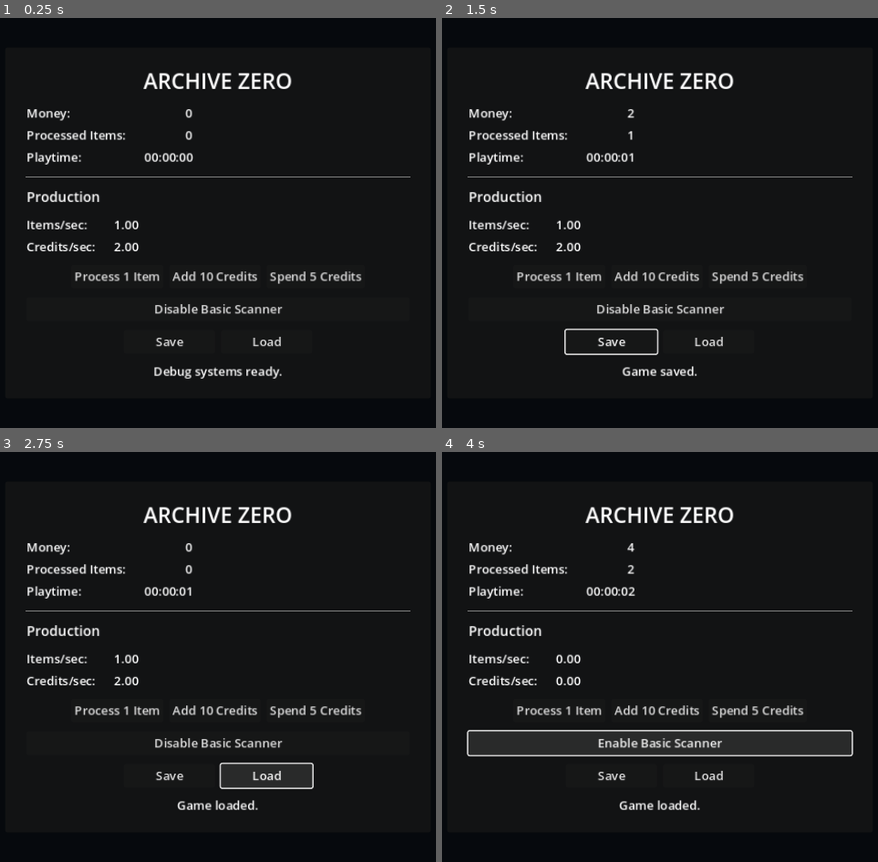
Above: before the commit, frames 1-4 (two rows, left to right).
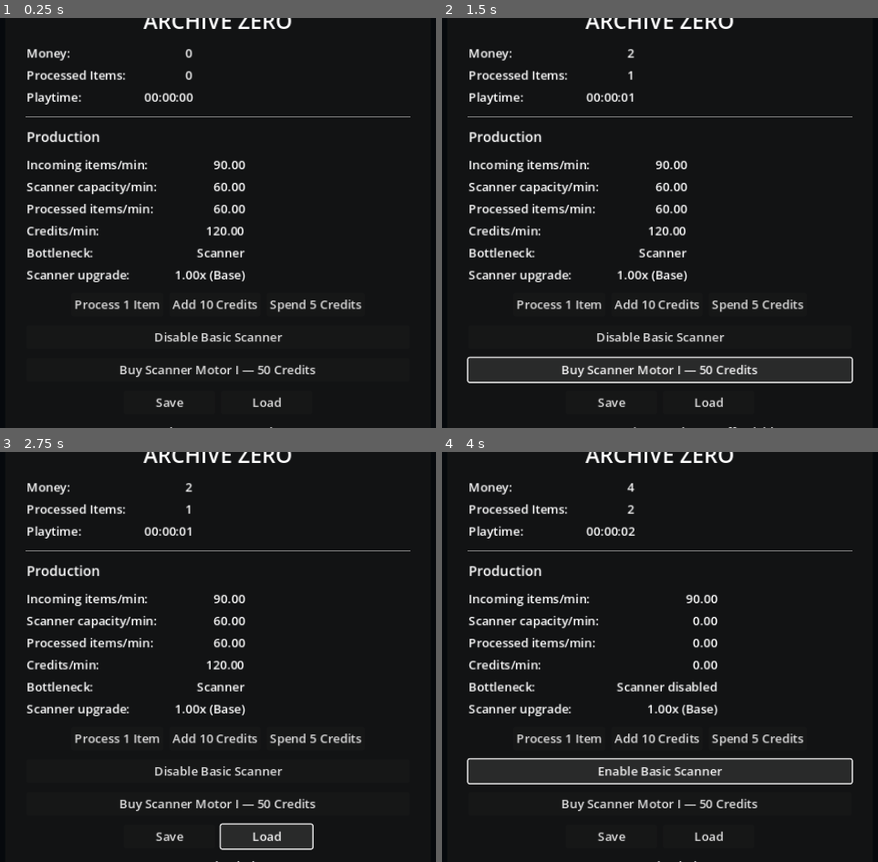
Above: after the commit, the same moments.

Repository: Kevin-ai111/ARCHIVE-ZERO
Game: Godot game, scene res://scenes/debug/debug_dashboard.tscn
Same seed, same stepped clock (60 frames per second), same inputs: the game is played once before the commit and once after it.
Inputs (mouse positions are in pixels of both pictures, inside the frame that each line leads up to):
- Up to frame 1 (0.25 s): no input
- Up to frame 2 (1.5 s): click "Save" at 0.5 s; click (660, 370) at 1.25 s, where only the run after the commit has a clickable "Buy Scanner Motor I — 50 Cred…"
- Up to frame 3 (2.75 s): click "Load" at 2 s
- Up to frame 4 (4 s): click "Process 1 Item" at 2.75 s; click "Disable Basic Scanner" at 3.5 s

The runs differ from the first frame. In frame 1, 9.8% of the frame differs, in the area x 5-95%, y 0-100%; in frame 2, 11%; in frame 3, 11%; in frame 4, 12%.

Commit message:
Build production pipeline and scanner upgrades

Diff:
--- a/scenes/debug/debug_dashboard.tscn
+++ b/scenes/debug/debug_dashboard.tscn
@@ -100,24 +100,64 @@
 theme_override_constants/v_separation = 6
 columns = 2
 
-[node name="ItemsPerSecondLabel" type="Label" parent="CenterContainer/PanelContainer/MarginContainer/Content/ProductionGrid"]
-layout_mode = 2
-text = "Items/sec:"
-
-[node name="ItemsPerSecondValue" type="Label" parent="CenterContainer/PanelContainer/MarginContainer/Content/ProductionGrid"]
-unique_name_in_owner = true
-layout_mode = 2
-text = "1.00"
-horizontal_alignment = 2
-
-[node name="CreditsPerSecondLabel" type="Label" parent="CenterContainer/PanelContainer/MarginContainer/Content/ProductionGrid"]
-layout_mode = 2
-text = "Credits/sec:"
-
-[node name="CreditsPerSecondValue" type="Label" parent="CenterContainer/PanelContainer/MarginContainer/Content/ProductionGrid"]
-unique_name_in_owner = true
-layout_mode = 2
-text = "2.00"
+[node name="IncomingRateLabel" type="Label" parent="CenterContainer/PanelContainer/MarginContainer/Content/ProductionGrid"]
+layout_mode = 2
+text = "Incoming items/min:"
+
+[node name="IncomingRateValue" type="Label" parent="CenterContainer/PanelContainer/MarginContainer/Content/ProductionGrid"]
+unique_name_in_owner = true
+layout_mode = 2
+text = "90.00"
+horizontal_alignment = 2
+
+[node name="ScannerCapacityLabel" type="Label" parent="CenterContainer/PanelContainer/MarginContainer/Content/ProductionGrid"]
+layout_mode = 2
+text = "Scanner capacity/min:"
+
+[node name="ScannerCapacityValue" type="Label" parent="CenterContainer/PanelContainer/MarginContainer/Content/ProductionGrid"]
+unique_name_in_owner = true
+layout_mode = 2
+text = "60.00"
+horizontal_alignment = 2
+
+[node name="ProcessedRateLabel" type="Label" parent="CenterContainer/PanelContainer/MarginContainer/Content/ProductionGrid"]
+layout_mode = 2
+text = "Processed items/min:"
+
+[node name="ProcessedRateValue" type="Label" parent="CenterContainer/PanelContainer/MarginContainer/Content/ProductionGrid"]
+unique_name_in_owner = true
+layout_mode = 2
+text = "60.00"
+horizontal_alignment = 2
+
+[node name="CreditsRateLabel" type="Label" parent="CenterContainer/PanelContainer/MarginContainer/Content/ProductionGrid"]
+layout_mode = 2
+text = "Credits/min:"
+
+[node name="CreditsRateValue" type="Label" parent="CenterContainer/PanelContainer/MarginContainer/Content/ProductionGrid"]
+unique_name_in_owner = true
+layout_mode = 2
+text = "120.00"
+horizontal_alignment = 2
+
+[node name="BottleneckLabel" type="Label" parent="CenterContainer/PanelContainer/MarginContainer/Content/ProductionGrid"]
+layout_mode = 2
+text = "Bottleneck:"
+
+[node name="BottleneckValue" type="Label" parent="CenterContainer/PanelContainer/MarginContainer/Content/ProductionGrid"]
+unique_name_in_owner = true
+layout_mode = 2
+text = "Scanner"
+horizontal_alignment = 2
+
+[node name="ScannerUpgradeLabel" type="Label" parent="CenterContainer/PanelContainer/MarginContainer/Content/ProductionGrid"]
+layout_mode = 2
+text = "Scanner upgrade:"
+
+[node name="ScannerUpgradeValue" type="Label" parent="CenterContainer/PanelContainer/MarginContainer/Content/ProductionGrid"]
+unique_name_in_owner = true
+layout_mode = 2
+text = "1.00x (Base)"
 horizontal_alignment = 2
 
 [node name="TransactionButtons" type="HBoxContainer" parent="CenterContainer/PanelContainer/MarginContainer/Content"]
@@ -141,6 +181,11 @@
 unique_name_in_owner = true
 layout_mode = 2
 text = "Disable Basic Scanner"
+
+[node name="ScannerUpgradeButton" type="Button" parent="CenterContainer/PanelContainer/MarginContainer/Content"]
+unique_name_in_owner = true
+layout_mode = 2
+text = "Buy Scanner Motor I — 50 Credits"
 
 [node name="SaveButtons" type="HBoxContainer" parent="CenterContainer/PanelContainer/MarginContainer/Content"]
 layout_mode = 2
@@ -167,5 +212,6 @@
 [connection signal="pressed" from="CenterContainer/PanelContainer/MarginContainer/Content/TransactionButtons/AddCreditsButton" to="." method="_on_add_credits_button_pressed"]
 [connection signal="pressed" from="CenterContainer/PanelContainer/MarginContainer/Content/TransactionButtons/SpendCreditsButton" to="." method="_on_spend_credits_button_pressed"]
 [connection signal="pressed" from="CenterContainer/PanelContainer/MarginContainer/Content/ScannerToggleButton" to="." method="_on_scanner_toggle_button_pressed"]
+[connection signal="pressed" from="CenterContainer/PanelContainer/MarginContainer/Content/ScannerUpgradeButton" to="." method="_on_scanner_upgrade_button_pressed"]
 [connection signal="pressed" from="CenterContainer/PanelContainer/MarginContainer/Content/SaveButtons/SaveButton" to="." method="_on_save_button_pressed"]
 [connection signal="pressed" from="CenterContainer/PanelContainer/MarginContainer/Content/SaveButtons/LoadButton" to="." method="_on_load_button_pressed"]
--- a/scripts/core/save_manager.gd
+++ b/scripts/core/save_manager.gd
@@ -3,7 +3,7 @@
 signal game_saved
 signal game_loaded
 
-const SAVE_VERSION: int = 1
+const SAVE_VERSION: int = 2
 const SAVE_PATH: String = "user://archive_zero_save.json"
 const TEMP_SAVE_PATH: String = "user://archive_zero_save.tmp"
 
@@ -15,6 +15,7 @@
 		"total_money_earned": GameState.get_total_money_earned(),
 		"total_processed_items": GameState.get_total_processed_items(),
 		"total_playtime": GameState.get_total_playtime(),
+		"production": SimulationManager.get_production_save_data(),
 		"save_timestamp": int(Time.get_unix_time_from_system()),
 	}
 
@@ -72,14 +73,17 @@
 		push_warning("Save file has an unsupported or invalid structure.")
 		return false
 
-	var validated_data: Dictionary = save_data as Dictionary
+	var validated_data: Dictionary = _migrate_save_data(save_data as Dictionary)
+	if not _is_valid_save(validated_data):
+		push_warning("Save migration produced an invalid structure.")
+		return false
 	GameState.restore_state(
 		int(validated_data["money"]),
 		int(validated_data["total_money_earned"]),
 		int(validated_data["total_processed_items"]),
 		float(validated_data["total_playtime"])
 	)
-	SimulationManager.reset_transient_progress()
+	SimulationManager.restore_production_state(validated_data["production"])
 	game_loaded.emit()
 	return true
 
@@ -120,13 +124,34 @@
 
 	return (
 		_is_non_negative_integer(save_data["save_version"])
-		and int(save_data["save_version"]) == SAVE_VERSION
+		and (int(save_data["save_version"]) == 1 or int(save_data["save_version"]) == SAVE_VERSION)
 		and _is_non_negative_integer(save_data["money"])
 		and _is_non_negative_integer(save_data["total_money_earned"])
 		and _is_non_negative_integer(save_data["total_processed_items"])
 		and _is_non_negative_number(save_data["total_playtime"])
 		and _is_non_negative_integer(save_data["save_timestamp"])
+		and (
+			int(save_data["save_version"]) == 1
+			or (
+				save_data.has("production")
+				and typeof(save_data["production"]) == TYPE_DICTIONARY
+				and SimulationManager.is_valid_production_state(save_data["production"])
+			)
+		)
 	)
+
+
+func _migrate_save_data(save_data: Dictionary) -> Dictionary:
+	var migrated_data: Dictionary = save_data.duplicate(true)
+	if int(migrated_data["save_version"]) == 1:
+		migrated_data["save_version"] = SAVE_VERSION
+		migrated_data["production"] = {
+			"scanner_enabled": true,
+			"scanner_upgrades": [],
+			"incoming_item_buffer": 0.0,
+			"processed_item_fraction": 0.0,
+		}
+	return migrated_data
 
 
 func _is_non_negative_integer(value: Variant) -> bool:
--- a/scripts/machines/basic_scanner.gd
+++ b/scripts/machines/basic_scanner.gd
@@ -1,30 +1,16 @@
 class_name BasicScanner
-extends RefCounted
+extends Machine
 
-const ITEMS_PER_SECOND: float = 1.0
+const BASE_THROUGHPUT_PER_MINUTE: float = 60.0
 const CREDITS_PER_ITEM: int = 2
 
-var _enabled: bool = true
-var _fractional_items: float = 0.0
+
+func _init() -> void:
+	super(BASE_THROUGHPUT_PER_MINUTE)
 
 
-func process_elapsed(elapsed_seconds: float) -> int:
-	if not _enabled or elapsed_seconds <= 0.0:
-		return 0
-
-	_fractional_items += ITEMS_PER_SECOND * elapsed_seconds
-	var completed_items: int = int(floor(_fractional_items))
-	_fractional_items -= completed_items
-	return completed_items
-
-
-func set_enabled(enabled: bool) -> void:
-	_enabled = enabled
-
-
-func is_enabled() -> bool:
-	return _enabled
-
-
-func reset_progress() -> void:
-	_fractional_items = 0.0
+func process_available(available_items: float, elapsed_seconds: float) -> float:
+	if available_items <= 0.0 or elapsed_seconds <= 0.0 or not is_enabled():
+		return 0.0
+	var capacity: float = get_effective_throughput_per_minute() * elapsed_seconds / 60.0
+	return minf(available_items, capacity)
--- /dev/null
+++ b/scripts/machines/machine.gd
@@ -0,0 +1,39 @@
+class_name Machine
+extends RefCounted
+
+var _base_throughput_per_minute: float
+var _enabled: bool = true
+var _throughput_multiplier: float = 1.0
+
+
+func _init(base_throughput_per_minute: float) -> void:
+	_base_throughput_per_minute = maxf(base_throughput_per_minute, 0.0)
+
+
+func get_base_throughput_per_minute() -> float:
+	return _base_throughput_per_minute
+
+
+func get_effective_throughput_per_minute() -> float:
+	if not _enabled:
+		return 0.0
+	return _base_throughput_per_minute * _throughput_multiplier
+
+
+func set_enabled(enabled: bool) -> void:
+	_enabled = enabled
+
+
+func is_enabled() -> bool:
+	return _enabled
+
+
+func set_throughput_multiplier(multiplier: float) -> bool:
+	if multiplier <= 0.0:
+		return false
+	_throughput_multiplier = multiplier
+	return true
+
+
+func get_throughput_multiplier() -> float:
+	return _throughput_multiplier
--- a/scripts/simulation/simulation_manager.gd
+++ b/scripts/simulation/simulation_manager.gd
@@ -2,24 +2,30 @@
 
 signal simulation_updated(items_processed: int, credits_earned: int, elapsed_seconds: float)
 signal basic_scanner_enabled_changed(enabled: bool)
+signal scanner_upgrades_changed
 
 const DEFAULT_TICK_INTERVAL: float = 0.25
 const MINIMUM_TICK_INTERVAL: float = 0.01
+const DEFAULT_INCOMING_ITEMS_PER_MINUTE: float = 90.0
+const DEFAULT_CREDITS_PER_PROCESSED_ITEM: int = 2
 
 var _tick_interval: float = DEFAULT_TICK_INTERVAL
 var _tick_accumulator: float = 0.0
+var _incoming_items_per_minute: float = DEFAULT_INCOMING_ITEMS_PER_MINUTE
+var _credits_per_processed_item: int = DEFAULT_CREDITS_PER_PROCESSED_ITEM
+var _incoming_item_buffer: float = 0.0
+var _processed_item_fraction: float = 0.0
 var _basic_scanner: BasicScanner = BasicScanner.new()
+var _owned_scanner_upgrades: Array[String] = []
 
 
 func _process(delta: float) -> void:
 	if delta <= 0.0:
 		return
-
 	_tick_accumulator += delta
 	var completed_ticks: int = int(floor(_tick_accumulator / _tick_interval))
 	if completed_ticks <= 0:
 		return
-
 	var elapsed_to_simulate: float = completed_ticks * _tick_interval
 	_tick_accumulator -= elapsed_to_simulate
 	simulate_elapsed(elapsed_to_simulate)
@@ -27,20 +33,22 @@
 
 func simulate_elapsed(elapsed_seconds: float) -> Dictionary:
 	if elapsed_seconds <= 0.0:
-		return {
-			"items_processed": 0,
-			"credits_earned": 0,
-			"elapsed_seconds": 0.0,
-		}
-
-	var items_processed: int = _basic_scanner.process_elapsed(elapsed_seconds)
+		return {"items_processed": 0, "credits_earned": 0, "elapsed_seconds": 0.0}
+
+	_incoming_item_buffer += _incoming_items_per_minute * elapsed_seconds / 60.0
+	var processed_amount: float = _basic_scanner.process_available(
+		_incoming_item_buffer, elapsed_seconds
+	)
+	_incoming_item_buffer -= processed_amount
+	_processed_item_fraction += processed_amount
+	var items_processed: int = int(floor(_processed_item_fraction + 0.000000001))
+	_processed_item_fraction -= items_processed
 	var credits_earned: int = _commit_production(items_processed)
 	var result: Dictionary = {
 		"items_processed": items_processed,
 		"credits_earned": credits_earned,
 		"elapsed_seconds": elapsed_seconds,
 	}
-
 	simulation_updated.emit(items_processed, credits_earned, elapsed_seconds)
 	return result
 
@@ -48,16 +56,34 @@
 func process_manual_items(amount: int) -> bool:
 	if amount <= 0:
 		return false
-
 	var credits_earned: int = _commit_production(amount)
 	simulation_updated.emit(amount, credits_earned, 0.0)
 	return credits_earned > 0
 
 
+func purchase_scanner_upgrade(upgrade_id: String) -> bool:
+	if _owned_scanner_upgrades.has(upgrade_id):
+		return false
+	var definition: Dictionary = ScannerUpgrades.get_definition(upgrade_id)
+	if definition.is_empty() or not Economy.spend_money(int(definition["cost"])):
+		return false
+	_owned_scanner_upgrades.append(upgrade_id)
+	_apply_scanner_upgrades()
+	scanner_upgrades_changed.emit()
+	return true
+
+
+func owns_scanner_upgrade(upgrade_id: String) -> bool:
+	return _owned_scanner_upgrades.has(upgrade_id)
+
+
+func get_owned_scanner_upgrades() -> Array[String]:
+	return _owned_scanner_upgrades.duplicate()
+
+
 func set_tick_interval(interval_seconds: float) -> bool:
 	if interval_seconds < MINIMUM_TICK_INTERVAL:
 		return false
-
 	_tick_interval = interval_seconds
 	_tick_accumulator = 0.0
 	return true
@@ -70,7 +96,6 @@
 func set_basic_scanner_enabled(enabled: bool) -> void:
 	if _basic_scanner.is_enabled() == enabled:
 		return
-
 	_basic_scanner.set_enabled(enabled)
 	basic_scanner_enabled_changed.emit(enabled)
 
@@ -79,26 +104,113 @@
 	return _basic_scanner.is_enabled()
 
 
-func get_items_per_second() -> float:
+func get_incoming_items_per_minute() -> float:
+	return _incoming_items_per_minute
+
+
+func set_incoming_items_per_minute(items_per_minute: float) -> bool:
+	if items_per_minute < 0.0:
+		return false
+	_incoming_items_per_minute = items_per_minute
+	return true
+
+
+func set_credits_per_processed_item(credits: int) -> bool:
+	if credits <= 0:
+		return false
+	_credits_per_processed_item = credits
+	return true
+
+
+func get_credits_per_processed_item() -> int:
+	return _credits_per_processed_item
+
+
+func get_scanner_capacity_per_minute() -> float:
+	return _basic_scanner.get_effective_throughput_per_minute()
+
+
+func get_processed_items_per_minute() -> float:
+	return minf(_incoming_items_per_minute, get_scanner_capacity_per_minute())
+
+
+func get_credits_per_minute() -> float:
+	return get_processed_items_per_minute() * _credits_per_processed_item
+
+
+func get_scanner_throughput_multiplier() -> float:
+	return _basic_scanner.get_throughput_multiplier()
+
+
+func get_bottleneck() -> String:
 	if not _basic_scanner.is_enabled():
-		return 0.0
-	return BasicScanner.ITEMS_PER_SECOND
-
-
-func get_credits_per_second() -> float:
-	return get_items_per_second() * BasicScanner.CREDITS_PER_ITEM
+		return "Scanner disabled"
+	if get_scanner_capacity_per_minute() < _incoming_items_per_minute:
+		return "Scanner"
+	return "Incoming items"
+
+
+func get_production_save_data() -> Dictionary:
+	return {
+		"scanner_enabled": _basic_scanner.is_enabled(),
+		"scanner_upgrades": _owned_scanner_upgrades.duplicate(),
+		"incoming_item_buffer": _incoming_item_buffer,
+		"processed_item_fraction": _processed_item_fraction,
+	}
+
+
+func restore_production_state(data: Dictionary) -> bool:
+	if not is_valid_production_state(data):
+		return false
+	_basic_scanner.set_enabled(bool(data["scanner_enabled"]))
+	_owned_scanner_upgrades.assign(data["scanner_upgrades"])
+	_incoming_item_buffer = float(data["incoming_item_buffer"])
+	_processed_item_fraction = float(data["processed_item_fraction"])
+	_tick_accumulator = 0.0
+	_apply_scanner_upgrades()
+	basic_scanner_enabled_changed.emit(_basic_scanner.is_enabled())
+	scanner_upgrades_changed.emit()
+	return true
 
 
 func reset_transient_progress() -> void:
 	_tick_accumulator = 0.0
-	_basic_scanner.reset_progress()
+
+
+func _apply_scanner_upgrades() -> void:
+	_basic_scanner.set_throughput_multiplier(
+		ScannerUpgrades.get_scanner_multiplier(_owned_scanner_upgrades)
+	)
 
 
 func _commit_production(items_processed: int) -> int:
 	if items_processed <= 0:
 		return 0
-
-	var credits_earned: int = items_processed * BasicScanner.CREDITS_PER_ITEM
+	var credits_earned: int = items_processed * _credits_per_processed_item
 	GameState.register_processed_items(items_processed)
 	Economy.add_money(credits_earned)
 	return credits_earned
+
+
+func is_valid_production_state(data: Dictionary) -> bool:
+	if not (
+		data.has("scanner_enabled")
+		and data.has("scanner_upgrades")
+		and data.has("incoming_item_buffer")
+		and data.has("processed_item_fraction")
+	):
+		return false
+	if typeof(data["scanner_enabled"]) != TYPE_BOOL or typeof(data["scanner_upgrades"]) != TYPE_ARRAY:
+		return false
+	for upgrade_id: Variant in data["scanner_upgrades"]:
+		if typeof(upgrade_id) != TYPE_STRING or not ScannerUpgrades.DEFINITIONS.has(upgrade_id):
+			return false
+	return (
+		_is_non_negative_number(data["incoming_item_buffer"])
+		and _is_non_negative_number(data["processed_item_fraction"])
+		and float(data["processed_item_fraction"]) < 1.0
+	)
+
+
+func _is_non_negative_number(value: Variant) -> bool:
+	return (typeof(value) == TYPE_INT or typeof(value) == TYPE_FLOAT) and float(value) >= 0.0
--- /dev/null
+++ b/scripts/upgrades/scanner_upgrades.gd
@@ -0,0 +1,23 @@
+class_name ScannerUpgrades
+extends RefCounted
+
+const MOTOR_I_ID: String = "scanner_motor_1"
+const DEFINITIONS: Dictionary = {
+	MOTOR_I_ID: {
+		"name": "Scanner Motor I",
+		"cost": 50,
+		"throughput_multiplier": 1.25,
+	},
+}
+
+
+static func get_definition(upgrade_id: String) -> Dictionary:
+	return DEFINITIONS.get(upgrade_id, {}).duplicate(true)
+
+
+static func get_scanner_multiplier(owned_upgrades: Array[String]) -> float:
+	var multiplier: float = 1.0
+	for upgrade_id: String in owned_upgrades:
+		var definition: Dictionary = DEFINITIONS.get(upgrade_id, {})
+		multiplier *= float(definition.get("throughput_multiplier", 1.0))
+	return multiplier
--- /dev/null
+++ b/tests/production_pipeline_test.gd
@@ -0,0 +1,97 @@
+extends SceneTree
+
+var _failures: int = 0
+
+
+func _initialize() -> void:
+	_test_scanner_throughput_and_credit_production()
+	_test_disabled_scanner()
+	_test_upgrade_purchase_and_modifier()
+	_test_save_load_upgrade_state()
+	SaveManager.delete_save()
+	if _failures == 0:
+		print("Production pipeline tests passed.")
+	quit(_failures)
+
+
+func _reset_state(money: int = 0) -> void:
+	GameState.restore_state(money, money, 0, 0.0)
+	SimulationManager.set_incoming_items_per_minute(
+		SimulationManager.DEFAULT_INCOMING_ITEMS_PER_MINUTE
+	)
+	SimulationManager.set_credits_per_processed_item(
+		SimulationManager.DEFAULT_CREDITS_PER_PROCESSED_ITEM
+	)
+	SimulationManager.restore_production_state(
+		{
+			"scanner_enabled": true,
+			"scanner_upgrades": [],
+			"incoming_item_buffer": 0.0,
+			"processed_item_fraction": 0.0,
+		}
+	)
+
+
+func _test_scanner_throughput_and_credit_production() -> void:
+	_reset_state()
+	var result: Dictionary = SimulationManager.simulate_elapsed(60.0)
+	_expect_equal(result["items_processed"], 60, "scanner limits one minute to base capacity")
+	_expect_equal(result["credits_earned"], 120, "processed items generate credits")
+	_expect_equal(GameState.get_money(), 120, "credits use authoritative game state")
+
+
+func _test_disabled_scanner() -> void:
+	_reset_state()
+	SimulationManager.set_basic_scanner_enabled(false)
+	var result: Dictionary = SimulationManager.simulate_elapsed(60.0)
+	_expect_equal(result["items_processed"], 0, "disabled scanner produces no output")
+	_expect_equal(GameState.get_money(), 0, "disabled scanner produces no credits")
+
+
+func _test_upgrade_purchase_and_modifier() -> void:
+	_reset_state(50)
+	_expect_true(
+		SimulationManager.purchase_scanner_upgrade(ScannerUpgrades.MOTOR_I_ID),
+		"affordable scanner upgrade can be purchased"
+	)
+	_expect_equal(GameState.get_money(), 0, "upgrade purchase spends through Economy")
+	_expect_approx(
+		SimulationManager.get_scanner_throughput_multiplier(), 1.25, "upgrade applies multiplier"
+	)
+	var result: Dictionary = SimulationManager.simulate_elapsed(60.0)
+	_expect_equal(result["items_processed"], 75, "upgrade increases scanner throughput")
+
+
+func _test_save_load_upgrade_state() -> void:
+	_reset_state(50)
+	SimulationManager.purchase_scanner_upgrade(ScannerUpgrades.MOTOR_I_ID)
+	SimulationManager.set_basic_scanner_enabled(false)
+	_expect_true(SaveManager.save_game(), "production state saves")
+	_reset_state()
+	_expect_true(SaveManager.load_game(), "production state loads")
+	_expect_true(
+		SimulationManager.owns_scanner_upgrade(ScannerUpgrades.MOTOR_I_ID),
+		"load restores upgrade ownership"
+	)
+	_expect_true(not SimulationManager.is_basic_scanner_enabled(), "load restores scanner state")
+	_expect_approx(
+		SimulationManager.get_scanner_throughput_multiplier(), 1.25, "load reapplies upgrade"
+	)
+
+
+func _expect_equal(actual: Variant, expected: Variant, message: String) -> void:
+	if actual != expected:
+		_failures += 1
+		push_error("%s: expected %s, got %s" % [message, expected, actual])
+
+
+func _expect_true(value: bool, message: String) -> void:
+	if not value:
+		_failures += 1
+		push_error("%s: expected true" % message)
+
+
+func _expect_approx(actual: float, expected: float, message: String) -> void:
+	if not is_equal_approx(actual, expected):
+		_failures += 1
+		push_error("%s: expected %f, got %f" % [message, expected, actual])
--- a/ui/debug_dashboard.gd
+++ b/ui/debug_dashboard.gd
@@ -3,8 +3,13 @@
 @onready var money_value: Label = %MoneyValue
 @onready var processed_items_value: Label = %ProcessedItemsValue
 @onready var playtime_value: Label = %PlaytimeValue
-@onready var items_per_second_value: Label = %ItemsPerSecondValue
-@onready var credits_per_second_value: Label = %CreditsPerSecondValue
+@onready var incoming_rate_value: Label = %IncomingRateValue
+@onready var scanner_capacity_value: Label = %ScannerCapacityValue
+@onready var processed_rate_value: Label = %ProcessedRateValue
+@onready var credits_rate_value: Label = %CreditsRateValue
+@onready var bottleneck_value: Label = %BottleneckValue
+@onready var scanner_upgrade_value: Label = %ScannerUpgradeValue
+@onready var scanner_upgrade_button: Button = %ScannerUpgradeButton
 @onready var scanner_toggle_button: Button = %ScannerToggleButton
 @onready var status_value: Label = %StatusValue
 
@@ -15,6 +20,7 @@
 	GameState.state_restored.connect(_refresh_all)
 	SimulationManager.simulation_updated.connect(_on_simulation_updated)
 	SimulationManager.basic_scanner_enabled_changed.connect(_on_scanner_enabled_changed)
+	SimulationManager.scanner_upgrades_changed.connect(_on_scanner_upgrades_changed)
 	SaveManager.game_saved.connect(_on_game_saved)
 	SaveManager.game_loaded.connect(_on_game_loaded)
 	_refresh_all()
@@ -37,6 +43,13 @@
 
 func _on_scanner_toggle_button_pressed() -> void:
 	SimulationManager.set_basic_scanner_enabled(not SimulationManager.is_basic_scanner_enabled())
+
+
+func _on_scanner_upgrade_button_pressed() -> void:
+	if SimulationManager.purchase_scanner_upgrade(ScannerUpgrades.MOTOR_I_ID):
+		status_value.text = "Purchased Scanner Motor I."
+	else:
+		status_value.text = "Scanner Motor I is owned or unaffordable."
 
 
 func _on_save_button_pressed() -> void:
@@ -69,6 +82,11 @@
 	_refresh_scanner_button()
 
 
+func _on_scanner_upgrades_changed() -> void:
+	_refresh_production()
+	_refresh_upgrade()
+
+
 func _on_game_saved() -> void:
 	status_value.text = "Game saved."
 
@@ -84,6 +102,7 @@
 	_refresh_playtime()
 	_refresh_production()
 	_refresh_scanner_button()
+	_refresh_upgrade()
 
 
 func _refresh_money() -> void:
@@ -103,8 +122,11 @@
 
 
 func _refresh_production() -> void:
-	items_per_second_value.text = "%.2f" % SimulationManager.get_items_per_second()
-	credits_per_second_value.text = "%.2f" % SimulationManager.get_credits_per_second()
+	incoming_rate_value.text = "%.2f" % SimulationManager.get_incoming_items_per_minute()
+	scanner_capacity_value.text = "%.2f" % SimulationManager.get_scanner_capacity_per_minute()
+	processed_rate_value.text = "%.2f" % SimulationManager.get_processed_items_per_minute()
+	credits_rate_value.text = "%.2f" % SimulationManager.get_credits_per_minute()
+	bottleneck_value.text = SimulationManager.get_bottleneck()
 
 
 func _refresh_scanner_button() -> void:
@@ -112,3 +134,15 @@
 		scanner_toggle_button.text = "Disable Basic Scanner"
 	else:
 		scanner_toggle_button.text = "Enable Basic Scanner"
+
+
+func _refresh_upgrade() -> void:
+	var owned: bool = SimulationManager.owns_scanner_upgrade(ScannerUpgrades.MOTOR_I_ID)
+	scanner_upgrade_value.text = "%.2fx (%s)" % [
+		SimulationManager.get_scanner_throughput_multiplier(),
+		"Motor I" if owned else "Base",
+	]
+	scanner_upgrade_button.disabled = owned
+	scanner_upgrade_button.text = (
+		"Scanner Motor I — Owned" if owned else "Buy Scanner Motor I — 50 Credits"
+	)
Not shown, changed: README.md
Not shown, changed: docs/ARCHITECTURE.md
